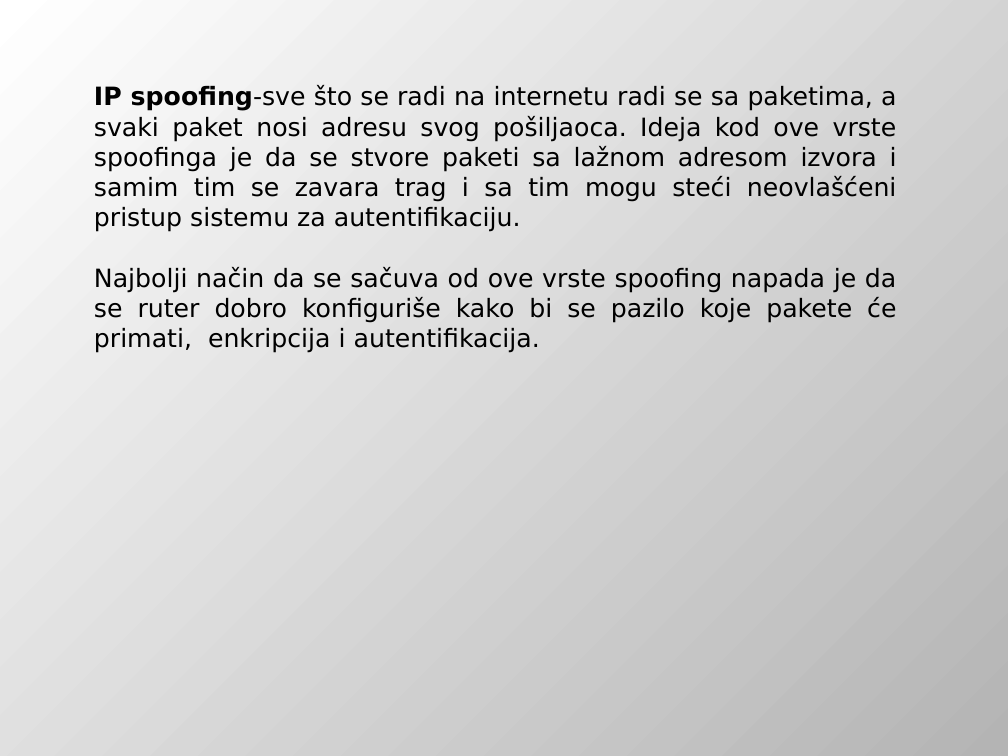
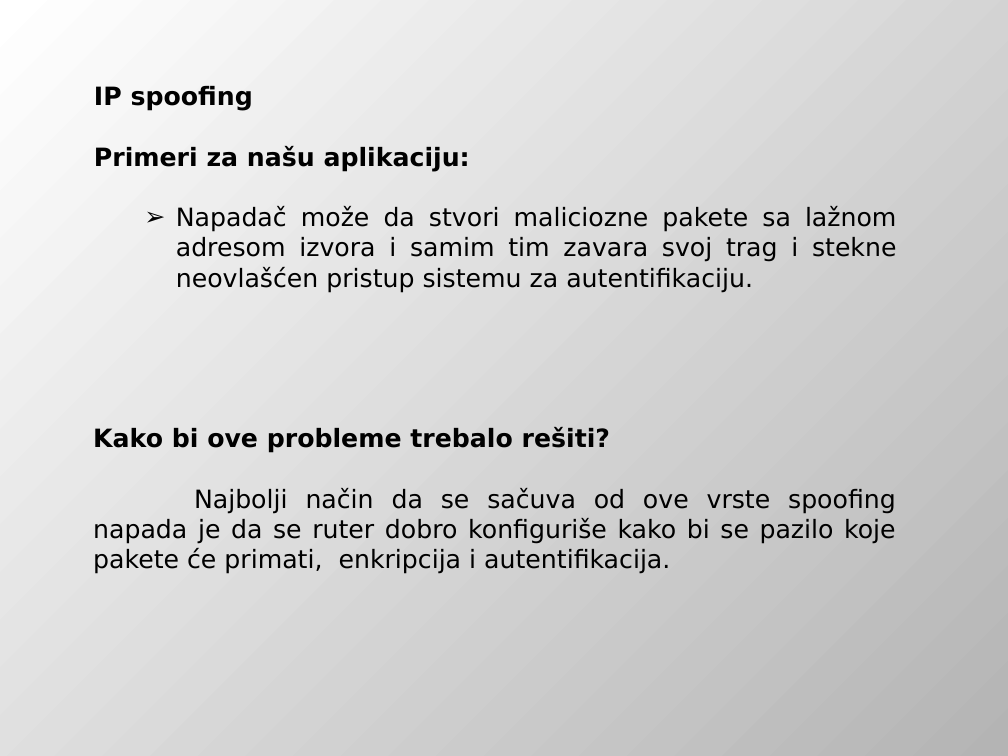
Before and after one commit to DejanUrosevic/XML-Projekat, a slide deck: slide 36 of Model Pretnji.pptx (slide 37 before the commit). Drawn at 1008x756 pixels with LibreOffice and Linux fonts; fonts in the diff are those of the drawing. Boxes give left, top, right and bottom in pixels: in the first picture for what was removed or moved away, otherwise in the second. Text is boxed around its words. In the diff, an @@ line names an element or a change of style, - is before the commit and + after.

```diff
--- a/Model Pretnji.pptx
+++ b/Model Pretnji.pptx
@@ text at [94, 86, 897, 293]: text changed @@
-IP spoofing-sve što se radi na internetu radi se sa paketima, a svaki paket nosi adresu svog pošiljaoca. Ideja kod ove vrste spoofinga je da se stvore paketi sa lažnom adresom izvora i samim tim se zavara trag i sa tim mogu steći neovlašćeni pristup sistemu za autentifikaciju.
-Najbolji način da se sačuva od ove vrste spoofing napada je da se ruter dobro konfiguriše kako bi se pazilo koje pakete će primati, enkripcija i autentifikacija.
+IP spoofing
+Primeri za našu aplikaciju:
+  ➢ Napadač može da stvori maliciozne pakete sa lažnom adresom izvora i samim tim zavara svoj trag i stekne neovlašćen pristup sistemu za autentifikaciju.
@@ text added at [93, 427, 896, 574], 18 pt, text #000000 @@
+Kako bi ove probleme trebalo rešiti?
+Najbolji način da se sačuva od ove vrste spoofing napada je da se ruter dobro konfiguriše kako bi se pazilo koje pakete će primati, enkripcija i autentifikacija.
```
Also in this commit, not shown: 5 other slides changed, 2 slides added, 2 slides removed, 6 other files.
